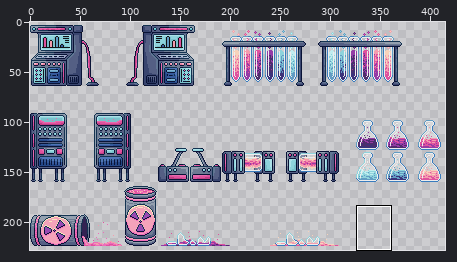
Edited in one commit: sprite sheet (Sprites/props/world_04_props.png). The picture above shows the old version from afar; the outline marks the close-up.
Close-up. Earlier state:
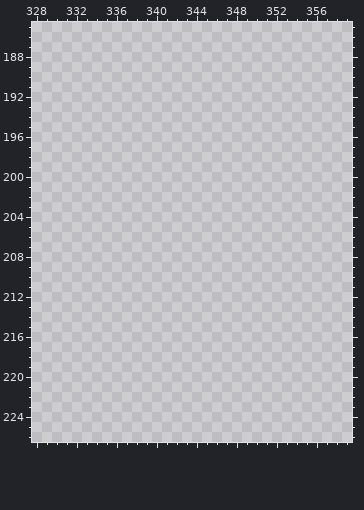
The file is 512x256 pixels. Colours within 5 levels of each other are drawn and written as one. Shown: x 328..359, y 185..226. The wide view leaves out empty margins.
And afterwards:
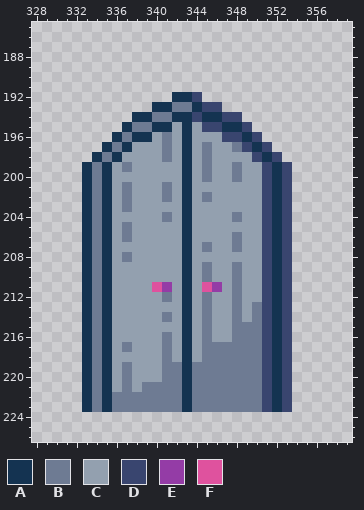
Palette (. is transparent): A #143351  B #6e7b93  C #93a0af  D #39456f  E #943ca6  F #df529e
Change:
@@ x 328..359 @@
 191 ................................
-192 ................................
-193 ................................
-194 ................................
-195 ................................
-196 ................................
-197 ................................
-198 ................................
-199 ................................
-200 ................................
-201 ................................
-202 ................................
-203 ................................
-204 ................................
-205 ................................
-206 ................................
-207 ................................
-208 ................................
-209 ................................
-210 ................................
-211 ................................
-212 ................................
-213 ................................
-214 ................................
-215 ................................
-216 ................................
-217 ................................
-218 ................................
-219 ................................
-220 ................................
-221 ................................
-222 ................................
-223 ................................
+192 ..............AAD...............
+193 ............AABBADD.............
+194 ..........AABBAADAADD...........
+195 .........ABBAACACDDAAD..........
+196 ........ABAACBCACCCDDAD.........
+197 .......ABACCCBCACBCCBDAD........
+198 ......ABACCCCBCACBCCCCDAD.......
+199 .....ABACBCCCCCACBCCBCCDAD......
+200 .....ABACCCCCCCACBCCBCCDAD......
+201 .....ABACBCCCBCACCCCCCCDAD......
+202 .....ABACBCCCBCACBCCCCCDAD......
+203 .....ABACBCCCCCACCCCCCCDAD......
+204 .....ABACCCCCBCACCCCBCCDAD......
+205 .....ABACBCCCCCACCCCCCCDAD......
+206 .....ABACBCCCCCACCCCBCCDAD......
+207 .....ABACCCCCCCACBCCBCCDAD......
+208 .....ABACBCCCCCACCCCCCCDAD......
+209 .....ABACCCCCCCACBCCBCCDAD......
+210 .....ABACCCCCCCACBCCBCCDAD......
+211 .....ABACCCCFECACFECBCCDAD......
+212 .....ABACCCCCBCACBCCBCCDAD......
+213 .....ABACCCCCCCACBCCBCBDAD......
+214 .....ABACCCCCBCACBCCBCBDAD......
+215 .....ABACCCCCCCACBCCBBBDAD......
+216 .....ABACCCCCBCACBCCBBBDAD......
+217 .....ABACBCCCBCACBBBBBBDAD......
+218 .....ABACCCCCBCACBBBBBBDAD......
+219 .....ABACBCCCBBABBBBBBBDAD......
+220 .....ABACBCCCBBABBBBBBBDAD......
+221 .....ABACBCBBBBABBBBBBBDAD......
+222 .....ABABBBBBBBABBBBBBBDAD......
+223 .....ABABBBBBBBABBBBBBBDAD......
 224 ................................
Boxes around the changes in both close-ups, in picture pixels (x1, y1, x2, y2):
added: (82, 92, 292, 412)
